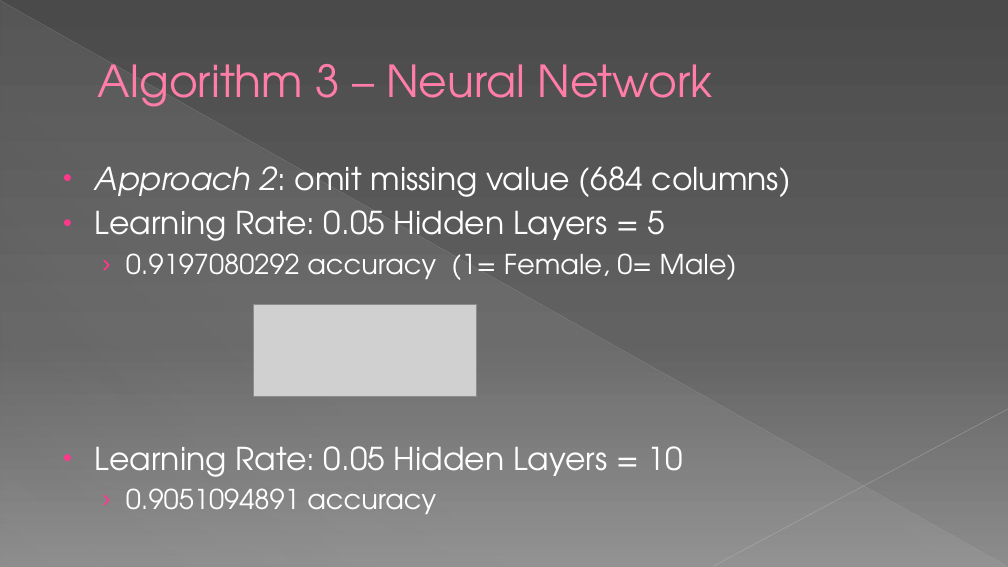
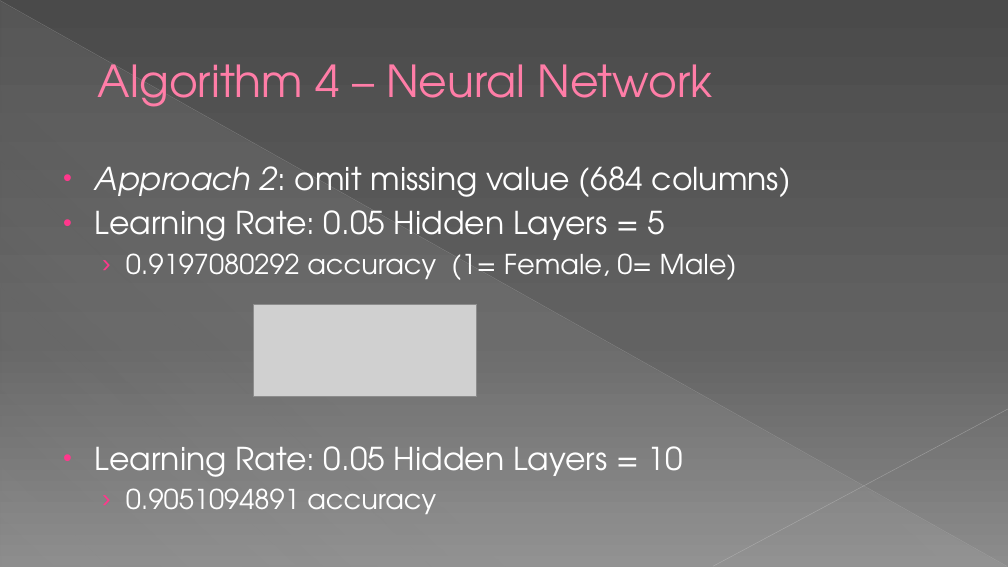
Before and after one commit to dhavalaM/CS513-Project, a slide deck: slide 28 of Presentation_YPS.pptx (slide 25 before the commit). Drawn at 1008x567 pixels with LibreOffice and Linux fonts; fonts in the diff are those of the drawing; grey boxes stand for pictures. Boxes give left, top, right and bottom in pixels: in the first picture for what was removed or moved away, otherwise in the second. Text is boxed around its words. In the diff, an @@ line names an element or a change of style, - is before the commit and + after.

```diff
--- a/Presentation_YPS.pptx
+++ b/Presentation_YPS.pptx
@@ title at [98, 64, 713, 107]: text changed @@
-Algorithm 3 – Neural Network
+Algorithm 4 – Neural Network
```
Also in this commit, not shown: 16 other slides changed, 3 slides added, 2 slides removed.
